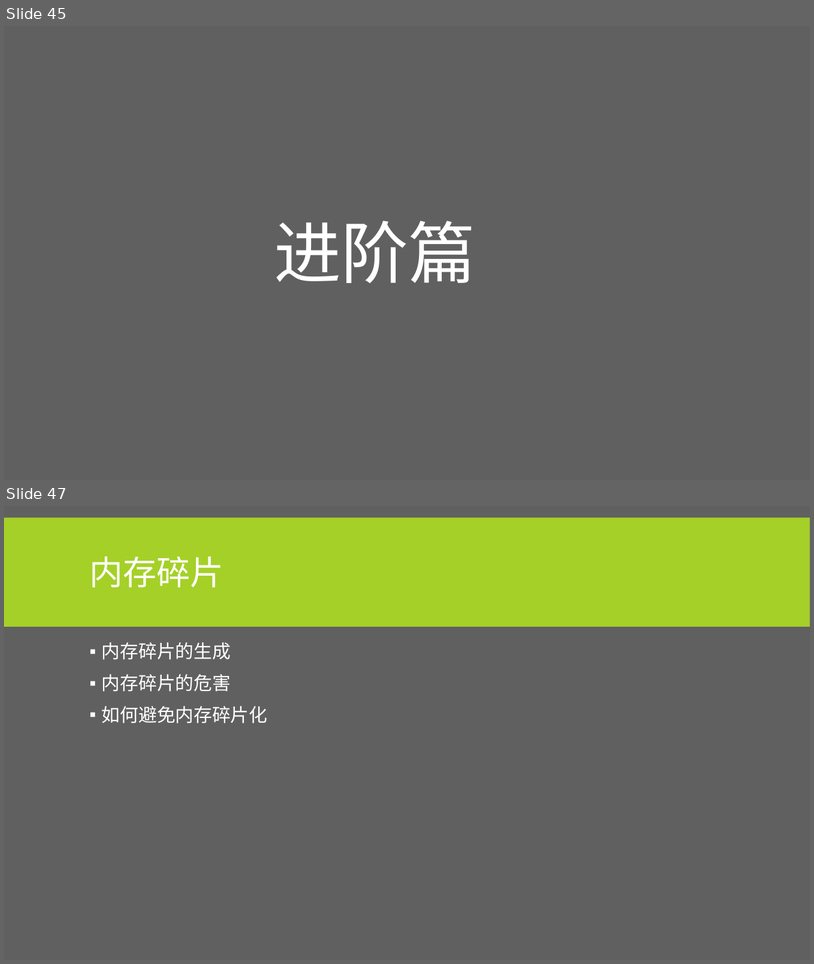
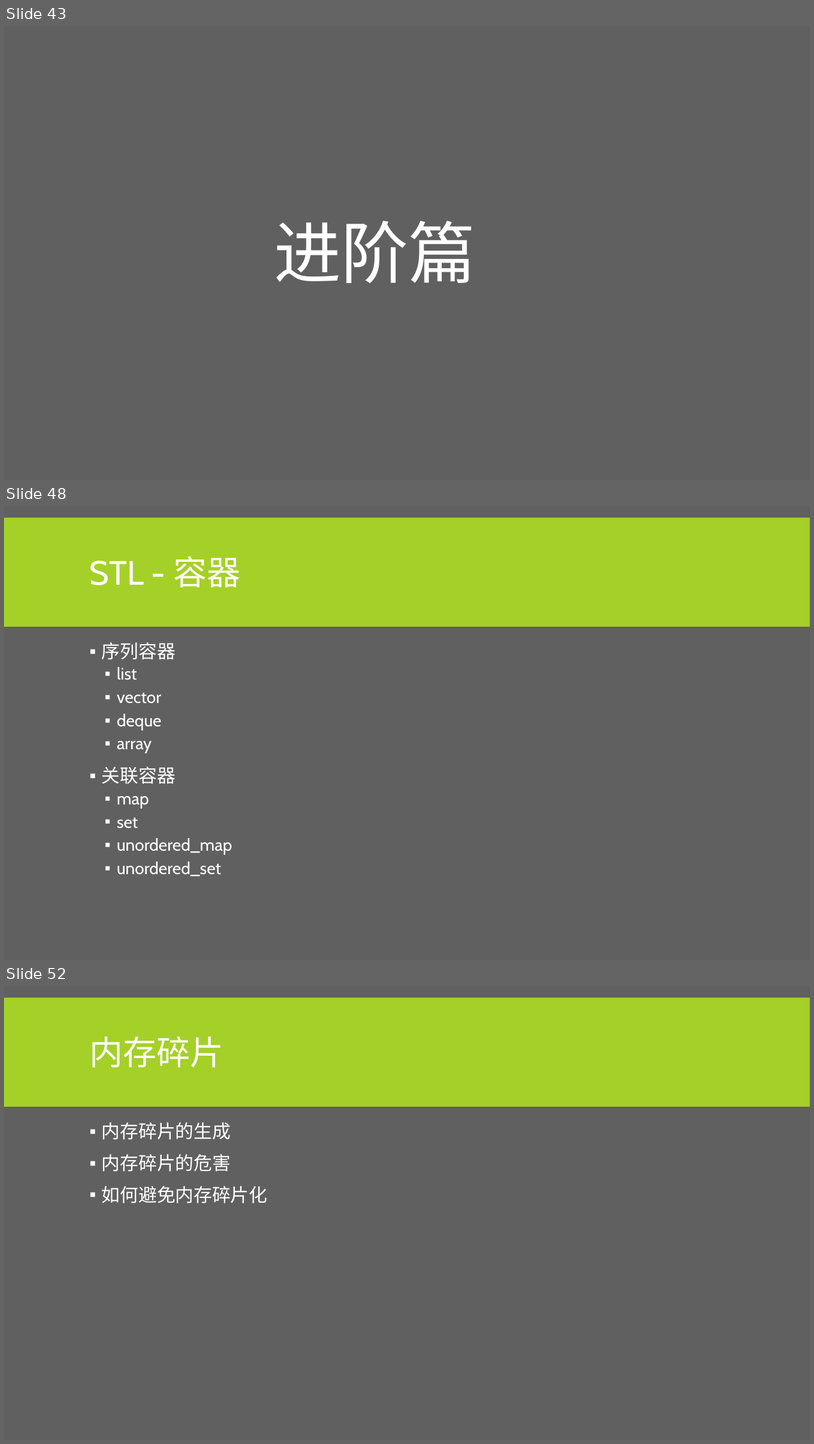
Before and after one commit to albertclass/Lessons, a slide deck: advance c++/courseware.pptx. Shown one above the other, each under a label of ours: slides 45 and 47 before the commit, slides 43, 48 and 52 after it; the slides between them are not shown. The pictures are 814x964 and 814x1444 pixels, drawn with LibreOffice and Linux fonts; fonts in the diff are those of the drawing. Boxes give left, top, right and bottom in pixels: in the first picture for what was removed or moved away, otherwise in the second. Text is boxed around its words. In the diff, an @@ line names an element or a change of style, - is before the commit and + after.

```diff
--- a/advance c++/courseware.pptx
+++ b/advance c++/courseware.pptx
@@ slide 48 added at <box>4,506,810,960</box>, background #606060; not listed: 1 template element that a slide beside it also shows @@
@@ title added at <box>90,556,240,588</box>, 40 pt, text #FFFFFF @@
+STL - 容器
@@ text added at <box>102,642,232,876</box>, 20 pt, text #FFFFFF @@
+▪ 序列容器
+  ▪ list
+  ▪ vector
+  ▪ deque
+  ▪ array
+▪ 关联容器
+  ▪ map
+  ▪ set
+  ▪ unordered_map
+  ▪ unordered_set
@@ what was slide 45 is now slide 43 @@
@@ what was slide 47 is now slide 52 @@
```
Also in this commit, not shown: 5 slides changed, 5 other slides added, 3 slides removed, 5 other files.
